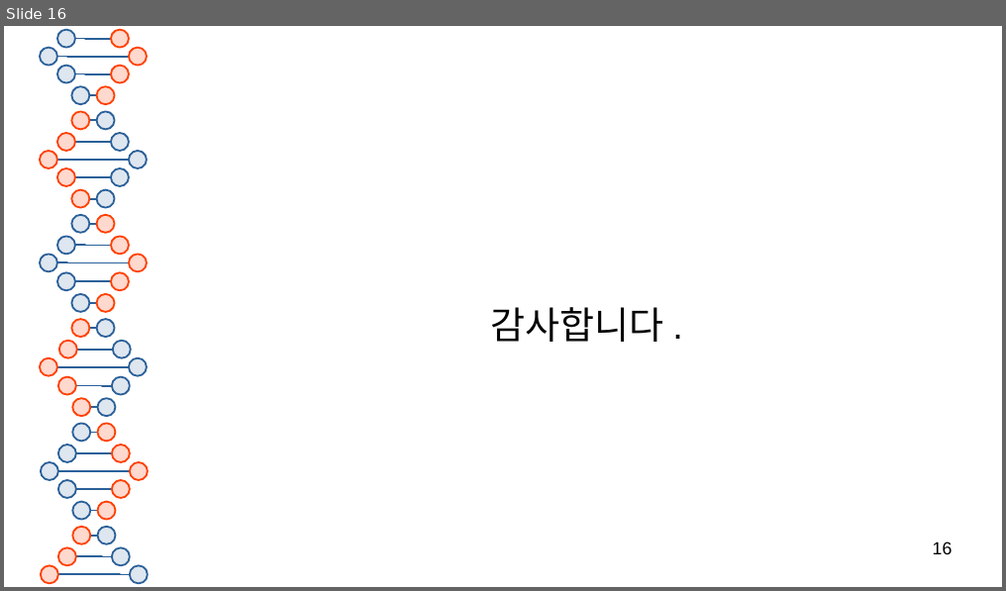
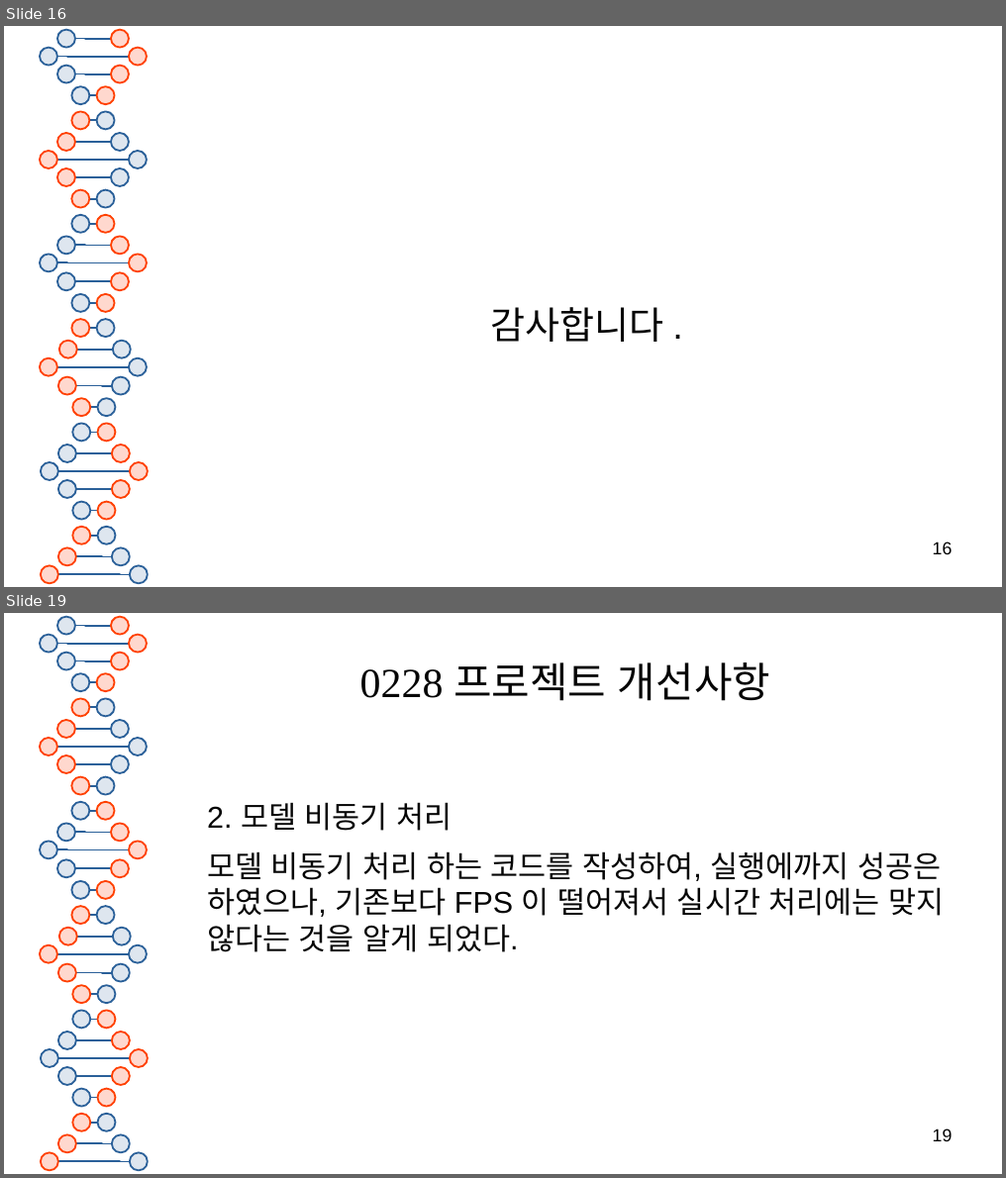
Before and after one commit to pskcci/intel-01, a slide deck: class01/mini-project/03_Choi&Song/minipro.odp. Shown one above the other, each under a label of ours: slide 16 before the commit, slides 16 and 19 after it; the slides between them are not shown. The pictures are 1006x591 and 1006x1178 pixels, drawn with LibreOffice and Linux fonts; fonts in the diff are those of the drawing. Boxes give left, top, right and bottom in pixels: in the first picture for what was removed or moved away, otherwise in the second. Text is boxed around its words. In the diff, an @@ line names an element or a change of style, - is before the commit and + after.

```diff
--- a/class01/mini-project/03_Choi&Song/minipro.odp
+++ b/class01/mini-project/03_Choi&Song/minipro.odp
@@ slide 19 added at (4, 613, 1002, 1174), background #FFFFFF; not listed: 81 template elements that a slide beside it also shows @@
@@ title added at (360, 663, 770, 701), 33 pt, text #050505 @@
+0228 프로젝트 개선사항
@@ text added at (207, 802, 944, 953), 24 pt, text #050505 @@
+2. 모델 비동기 처리
+모델 비동기 처리 하는 코드를 작성하여, 실행에까지 성공은 하였으나, 기존보다 FPS 이 떨어져서 실시간 처리에는 맞지 않다는 것을 알게 되었다.
@@ page number added at (933, 1129, 952, 1142), 14 pt, text #000000 @@
+19
```
Also in this commit, not shown: 6 other slides added, 4 other files.
